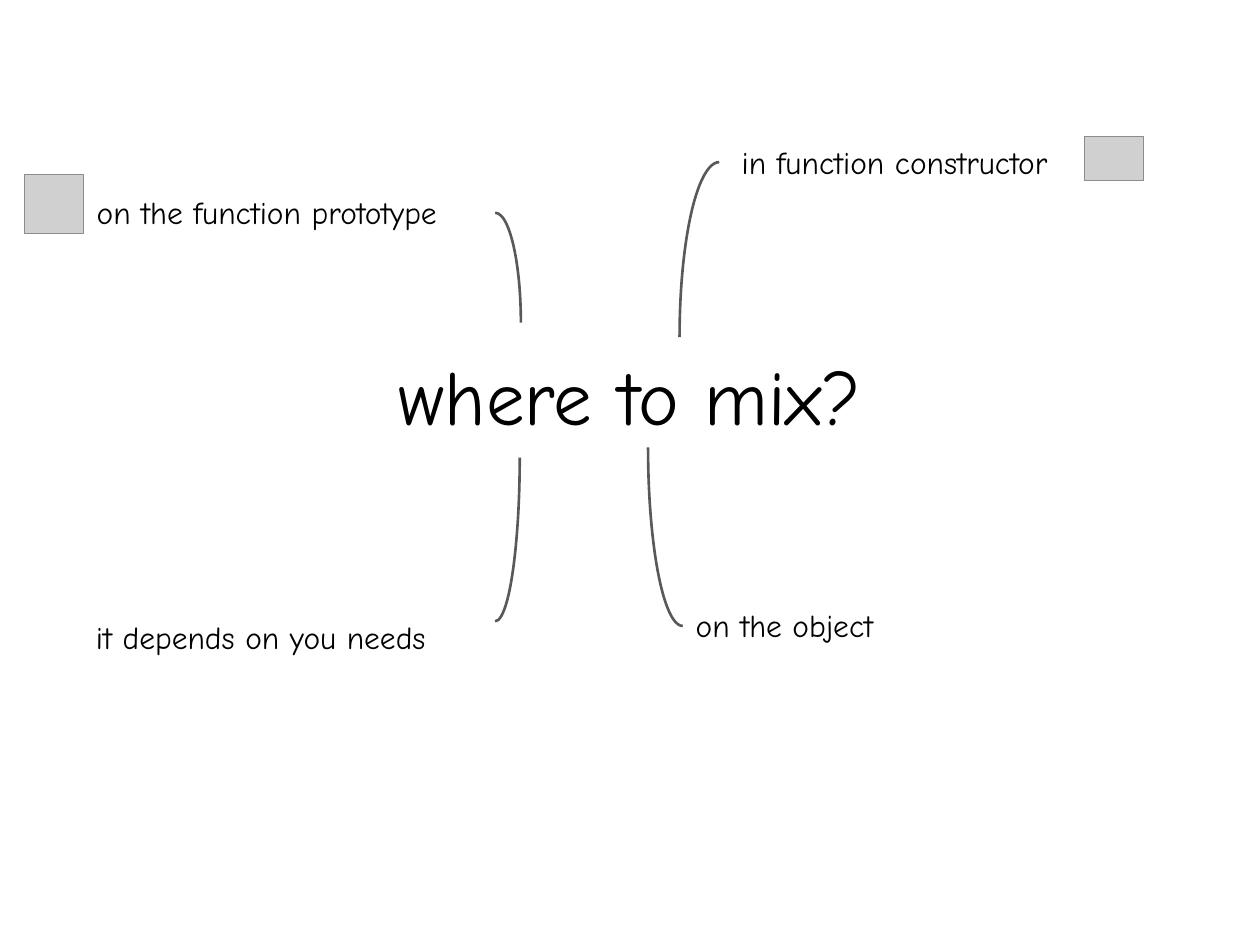
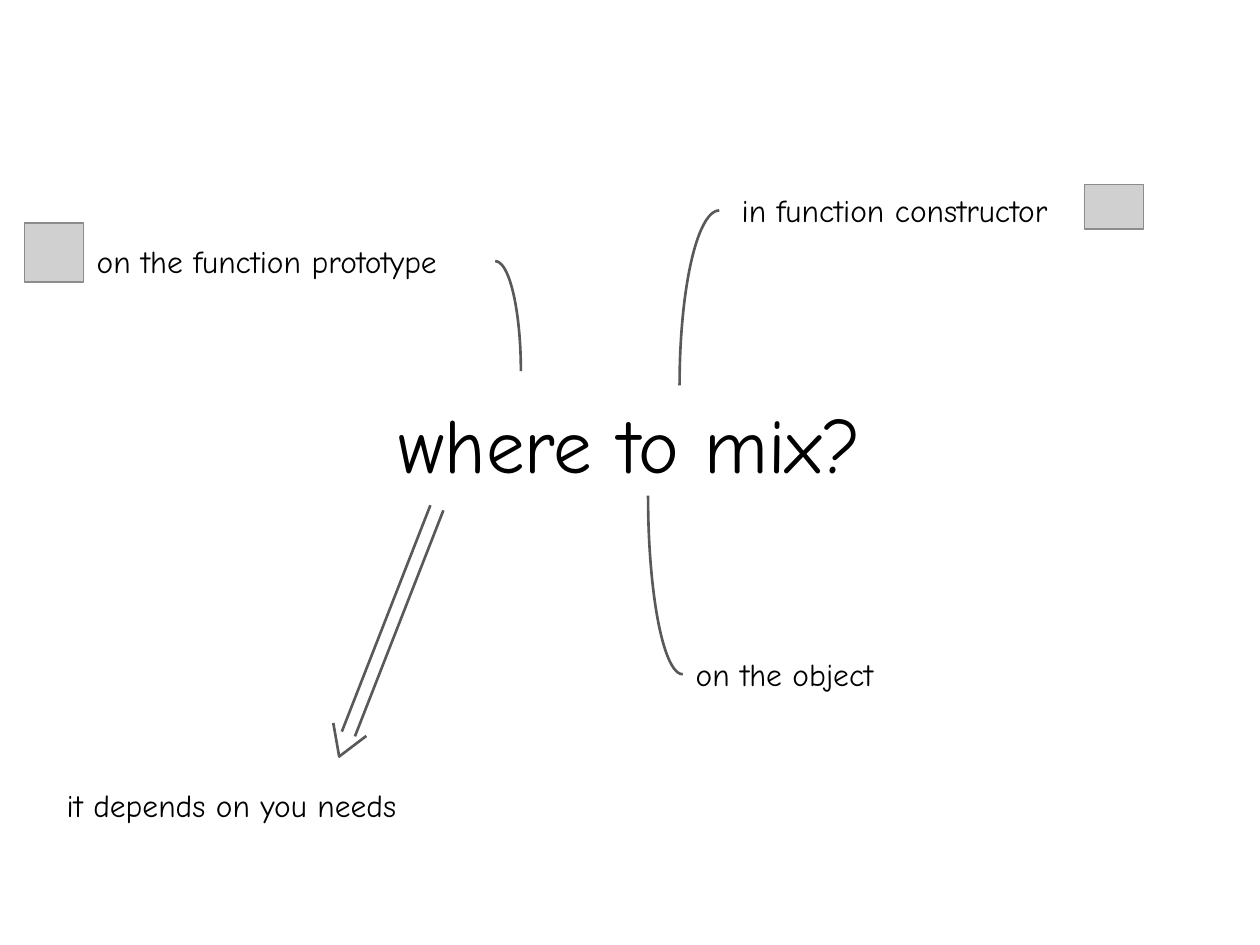
Before and after one commit to archive/talk-mixin-in-js, a slide deck: slide 15 of presentation/Mixins and mixes in JavaScript.pptx. Drawn at 1260x945 pixels with LibreOffice and Linux fonts; fonts in the diff are those of the drawing; grey boxes stand for pictures. Boxes give left, top, right and bottom in pixels: in the first picture for what was removed or moved away, otherwise in the second. Text is boxed around its words. In the diff, an @@ line names an element or a change of style, - is before the commit and + after.

```diff
--- a/presentation/Mixins and mixes in JavaScript.pptx
+++ b/presentation/Mixins and mixes in JavaScript.pptx
@@ arc (boxed as its full ellipse): place and size @@
-arc (boxed as its full ellipse) at (679, 163, 759, 513)
+arc (boxed as its full ellipse) at (679, 210, 759, 561)
@@ arc (boxed as its full ellipse) removed at (470, 294, 519, 621) @@
@@ 3 texts, 2 pictures, 2 arc (boxed as its full ellipse)s: place and size @@
-3 texts, 2 pictures, 2 arc (boxed as its full ellipse)s at (25, 136, 1144, 643)
+3 texts, 2 pictures, 2 arc (boxed as its full ellipse)s at (25, 184, 1144, 692)
@@ title "where to mix?": place and size @@
-title "where to mix?" at (399, 371, 861, 450)
+title "where to mix?" at (399, 419, 861, 498)
@@ group added at (334, 505, 444, 757): 4 lines @@
@@ text "it depends on you needs": place and size @@
-text "it depends on you needs" at (96, 627, 426, 656)
+text "it depends on you needs" at (67, 795, 396, 824)
```
Also in this commit, not shown: 8 other slides changed, 5 other files.
